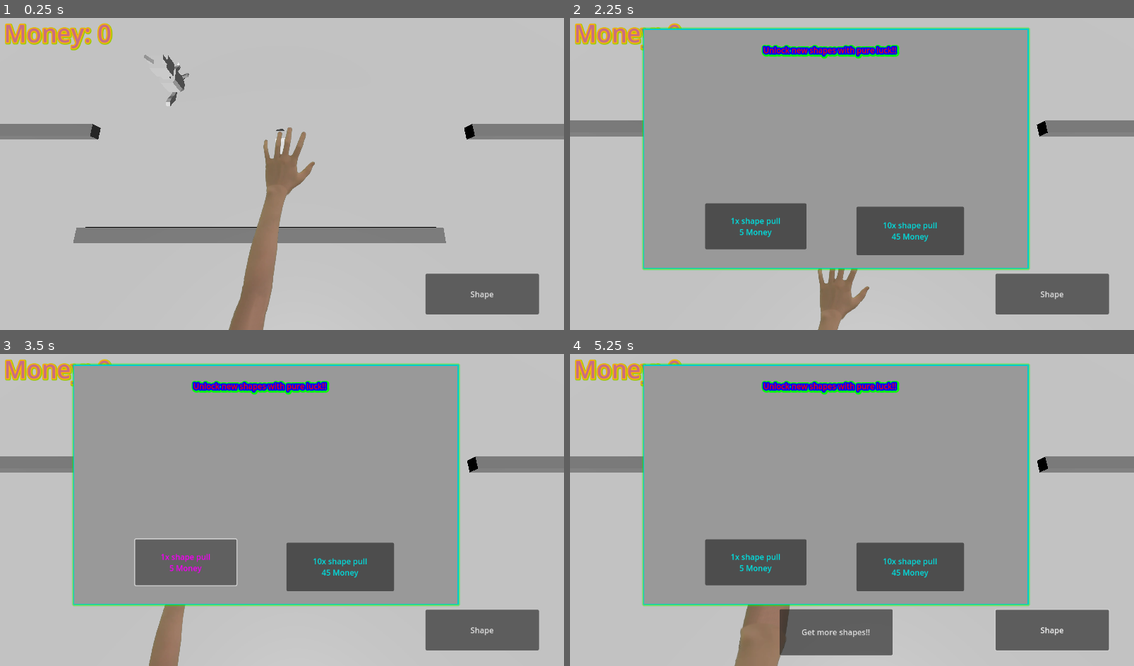
Above: before the commit, frames 1-4 (two rows, left to right).
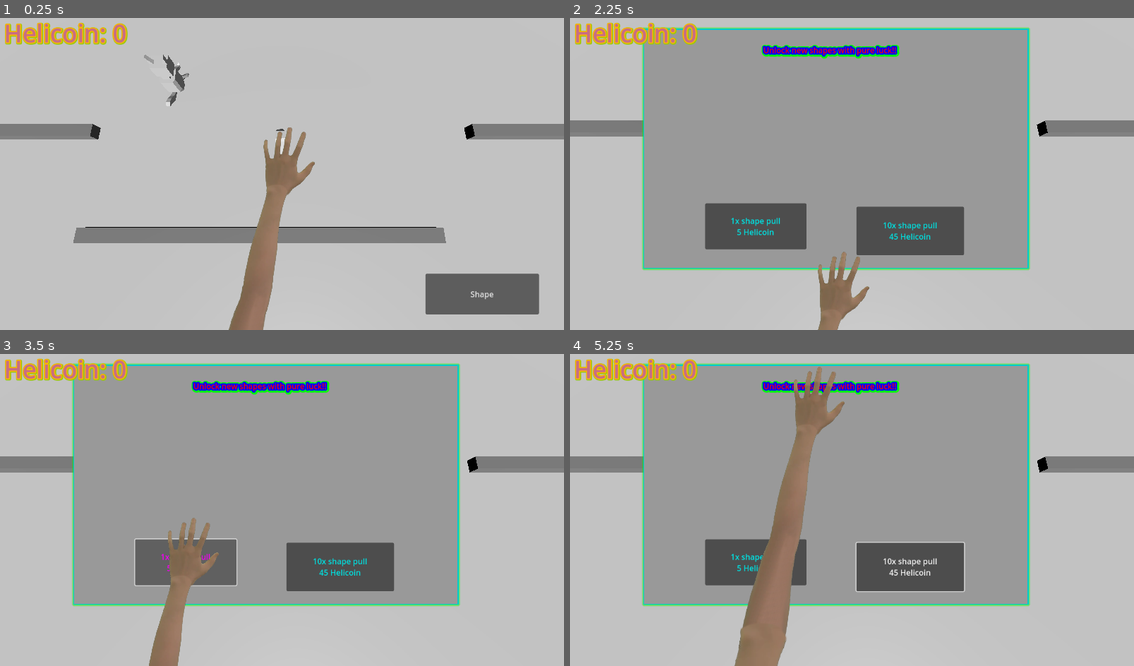
Above: after the commit, the same moments.

Repository: JAco9307/ShapeEscape
Game: Godot game, scene res://Main.tscn
Two runs of this game, one before a commit and one after it. Both use one fixed random seed, a clock stepped at 60 frames per second and the inputs below.
Inputs (mouse positions are in pixels of both pictures, inside the frame that each line leads up to):
- Up to frame 1 (0.25 s): no input
- Up to frame 2 (2.25 s): click "Shape" at 0.5 s; click "Default" at 1.25 s; click "Get more shapes!!" at 2 s
- Up to frame 3 (3.5 s): click "1x shape pull 5 Money" (after the commit: "1x shape pull 5 Helicoin") at 2.75 s
- Up to frame 4 (5.25 s): click "10x shape pull 45 Money" (after the commit: "10x shape pull 45 Helicoin") at 3.5 s; click (1055, 628) at 4.25 s, where only the run before the commit has a clickable "Shape"; click (812, 410) at 5 s, where only the run before the commit has a clickable "shark - 1 owned"

The runs differ from the first frame. In frame 1, 1.1% of the frame differs, in the area x 1-23%, y 1-11%; in frame 2, 4.0%; in frame 3, 5.0%; in frame 4, 11%, in the area x 1-96%, y 1-97%.

Commit message:
Functional pulls

Diff:
--- a/UI/MOney.gd
+++ b/UI/MOney.gd
@@ -1,4 +1,4 @@
 extends Label
 
 func _process(delta: float) -> void:
-	text = "Money: " + str(GlobalVariables.money)
+	text = "Helicoin: " + str(GlobalVariables.money)
--- a/UI/MainUI.gd
+++ b/UI/MainUI.gd
@@ -12,6 +12,15 @@
 		$InventoryShape.setup_buttons()
 
 func _on_gacha_button_pressed() -> void:
+	$ShapeButton.visible = false
 	$InventoryShape.close()
 	$GachaPanel.visible = true
 	$GachaButton.visible = false
+
+func _on_gacha_panel_closed() -> void:
+	$ShapeButton.visible = true
+	$GachaButton.visible = false
+
+func _on_inventory_shape_closed() -> void:
+	$ShapeButton.visible = true
+	$GachaButton.visible = false
--- a/UI/MainUI.tscn
+++ b/UI/MainUI.tscn
@@ -27,6 +27,20 @@
 [node name="MainUi" type="CanvasLayer"]
 script = ExtResource("1_xv1u1")
 
+[node name="Label" type="Label" parent="."]
+offset_left = 8.0
+offset_top = 6.0
+offset_right = 259.0
+offset_bottom = 77.0
+theme_override_colors/font_color = Color(0.778638, 0.426824, 0.518148, 1)
+theme_override_colors/font_shadow_color = Color(0.611765, 0.788235, 0, 1)
+theme_override_colors/font_outline_color = Color(1, 0.705882, 0, 1)
+theme_override_constants/outline_size = 8
+theme_override_constants/shadow_outline_size = 13
+theme_override_font_sizes/font_size = 50
+text = "Helicoin: 0"
+script = ExtResource("3_wa2eh")
+
 [node name="ShapeButton" type="Button" parent="."]
 offset_left = 869.0
 offset_top = 533.0
@@ -35,6 +49,7 @@
 text = "Shape"
 
 [node name="InventoryShape" type="PanelContainer" parent="."]
+z_index = -2
 offset_left = 169.0
 offset_top = 52.0
 offset_right = 896.0
@@ -54,20 +69,6 @@
 size_flags_vertical = 3
 theme_override_constants/h_separation = 100
 
-[node name="Label" type="Label" parent="."]
-offset_left = 8.0
-offset_top = 6.0
-offset_right = 228.0
-offset_bottom = 77.0
-theme_override_colors/font_color = Color(0.778638, 0.426824, 0.518148, 1)
-theme_override_colors/font_shadow_color = Color(0.611765, 0.788235, 0, 1)
-theme_override_colors/font_outline_color = Color(1, 0.705882, 0, 1)
-theme_override_constants/outline_size = 8
-theme_override_constants/shadow_outline_size = 13
-theme_override_font_sizes/font_size = 50
-text = "Money: 0"
-script = ExtResource("3_wa2eh")
-
 [node name="AnimatedSprite2D" type="AnimatedSprite2D" parent="."]
 position = Vector2(459, 242)
 scale = Vector2(0.5, 0.5)
@@ -86,6 +87,7 @@
 texture = ExtResource("7_475mu")
 
 [node name="GachaPanel" type="Panel" parent="."]
+z_index = -1
 offset_left = 150.0
 offset_top = 32.0
 offset_right = 937.0
@@ -113,7 +115,7 @@
 offset_bottom = 451.0
 theme = ExtResource("8_uqb74")
 text = "1x shape pull
-5 Money"
+5 Helicoin"
 
 [node name="Button10p" type="Button" parent="GachaPanel"]
 layout_mode = 1
@@ -126,7 +128,7 @@
 offset_bottom = 307.353
 theme = ExtResource("8_uqb74")
 text = "10x shape pull
-45 Money"
+45 Helicoin"
 
 [node name="GachaButton" type="Button" parent="."]
 unique_name_in_owner = true
@@ -137,6 +139,8 @@
 text = "Get more shapes!!"
 
 [connection signal="pressed" from="ShapeButton" to="." method="_on_shape_button_pressed"]
+[connection signal="closed" from="InventoryShape" to="." method="_on_inventory_shape_closed"]
+[connection signal="closed" from="GachaPanel" to="." method="_on_gacha_panel_closed"]
 [connection signal="pressed" from="GachaPanel/Button1p" to="GachaPanel" method="_on_button_1p_pressed"]
 [connection signal="pressed" from="GachaPanel/Button10p" to="GachaPanel" method="_on_button_10p_pressed"]
 [connection signal="pressed" from="GachaButton" to="." method="_on_gacha_button_pressed"]
--- a/UI/ShapeSelectUI.gd
+++ b/UI/ShapeSelectUI.gd
@@ -5,6 +5,8 @@
 var shapes = GlobalVariables.shapes
 
 var offset = Vector3(0, 10000, 10000)
+
+signal closed
 
 func _ready() -> void:
 	pass
@@ -52,3 +54,4 @@
 	if event is InputEventMouseButton:
 		if event.button_index == MouseButton.MOUSE_BUTTON_RIGHT:
 				close()
+				closed.emit()
--- a/UI/gacha_panel.gd
+++ b/UI/gacha_panel.gd
@@ -1,5 +1,6 @@
 extends Panel
 
+signal closed
 var props:Array = []
 var propsum:float
 var rng = RandomNumberGenerator.new()
@@ -13,6 +14,7 @@
 
 func close():
 	visible = false
+	closed.emit()
 
 func singlepull():
 	var roll = rng.randf_range(propsum,0)
@@ -30,7 +32,14 @@
 				close()
 
 func _on_button_1p_pressed() -> void:
-	print(singlepull())
+	if GlobalVariables.money > 5:
+		GlobalVariables.money -= 5
+		var shape = singlepull()
+		shape.owned += 1
 
 func _on_button_10p_pressed() -> void:
-	pass # Replace with function body.
+	if GlobalVariables.money > 45:
+		GlobalVariables.money -= 45
+		for I in range(0,10):
+			var shape = singlepull()
+			shape.owned += 1
